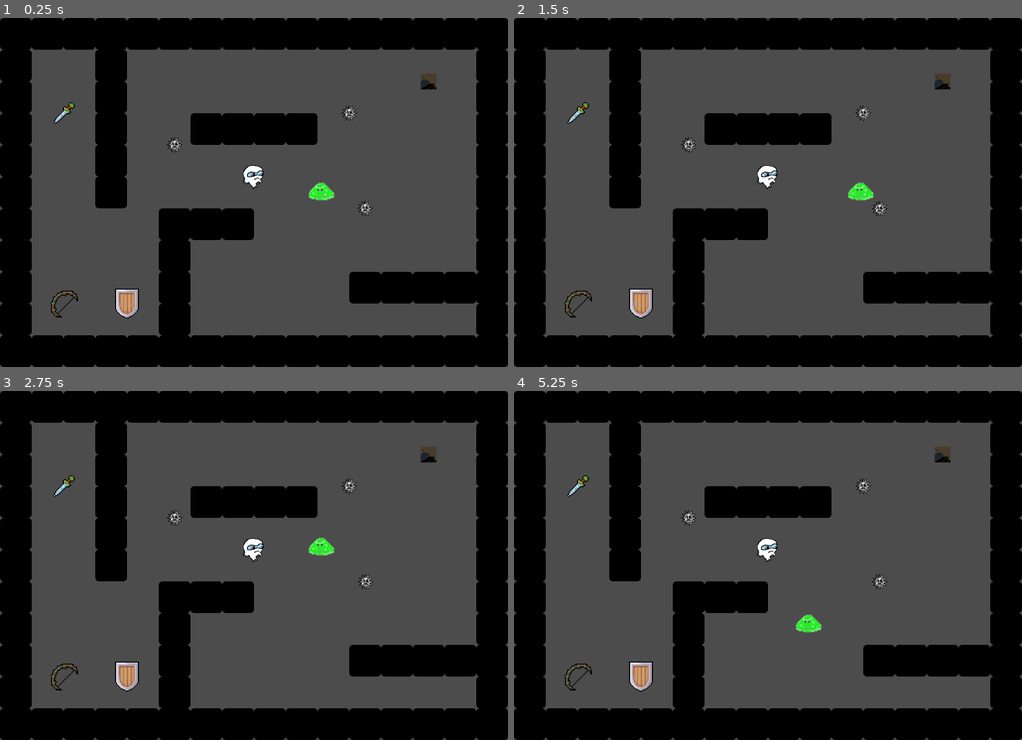
Above: before the commit, frames 1-4 (two rows, left to right).
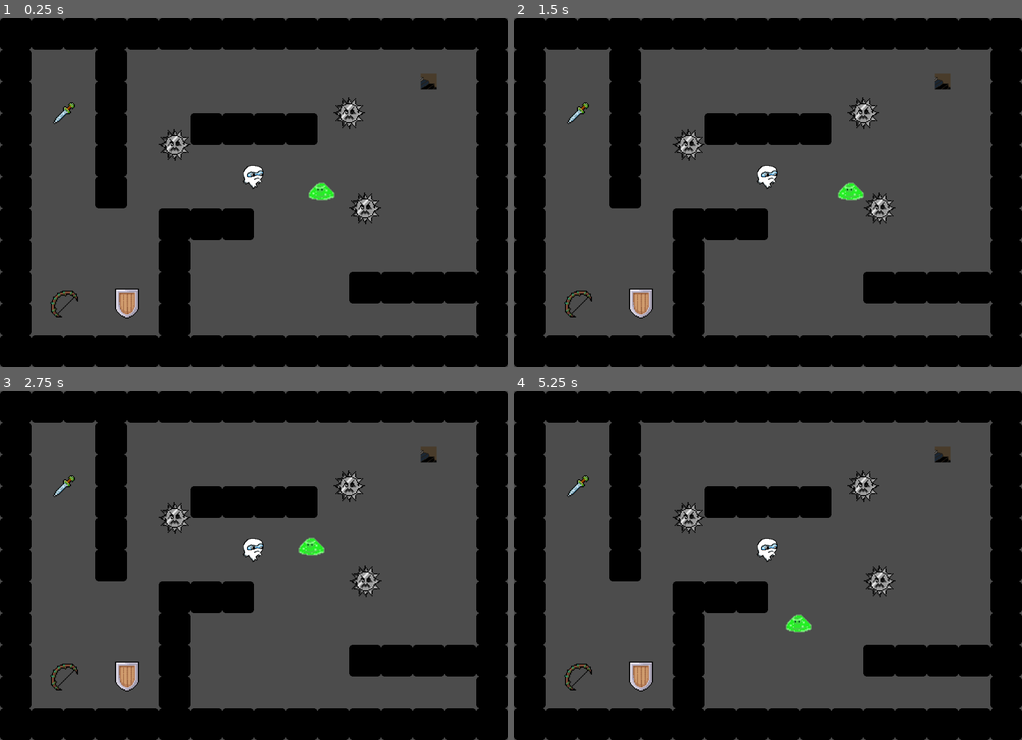
Above: after the commit, the same moments.

Repository: mfurtak/gmtk-game-jam-2019
Game: Godot game, scene res://_Level1.tscn
The game is run twice, just before and just after one commit, with the same random seed, the same clock (stepped at 60 frames per second) and the same inputs. This scene is started directly instead of the project's main scene. The engine's default icon, where the game draws it, is replaced by a stand-in: a white triangle on a blue panel in a dark square.
Inputs:
- Up to frame 1 (0.25 s): no input
- Up to frame 2 (1.5 s): hold Right (ui_right) 0.53-1.28 s; tap Space (ui_select) at 0.77 s; hold Down (ui_down) from 1.28 s (still down)
- Up to frame 3 (2.75 s): tap Space (ui_select) at 1.52 s; release Down (ui_down) at 2.03 s; hold Right (ui_right) from 2.03 s (still down)
- Up to frame 4 (5.25 s): release Right (ui_right) at 2.78 s; hold Up (ui_up) 2.78-3.53 s; tap Space (ui_select) at 3.02, 3.77, 4.52 s; hold Left (ui_left) 3.53-5.03 s; hold Down (ui_down) from 5.03 s (still down)

The runs differ from the first frame. In frame 1, 0.8% of the frame differs, in the area x 31-75%, y 22-60%; in frame 2, 1.0%; in frame 3, 1.0%; in frame 4, 1.1%, in the area x 31-76%, y 22-70%.
Error in both runs: Invalid get index 'position' (on base: 'null instance'). (res://Ghostie.gd:29)

Commit message:
Double-scale thwomp

Diff:
--- a/gmtk-godot/Thwomp.tscn
+++ b/gmtk-godot/Thwomp.tscn
@@ -4,7 +4,7 @@
 [ext_resource path="res://sprites/thwomp.png" type="Texture" id=2]
 
 [sub_resource type="CircleShape2D" id=1]
-radius = 16.0
+radius = 32.0
 
 [node name="Thwomp" type="KinematicBody2D"]
 position = Vector2( 640, 352 )
@@ -14,6 +14,7 @@
 }
 
 [node name="Sprite" type="Sprite" parent="."]
+scale = Vector2( 2, 2 )
 texture = ExtResource( 2 )
 
 [node name="CollisionShape2D" type="CollisionShape2D" parent="."]
